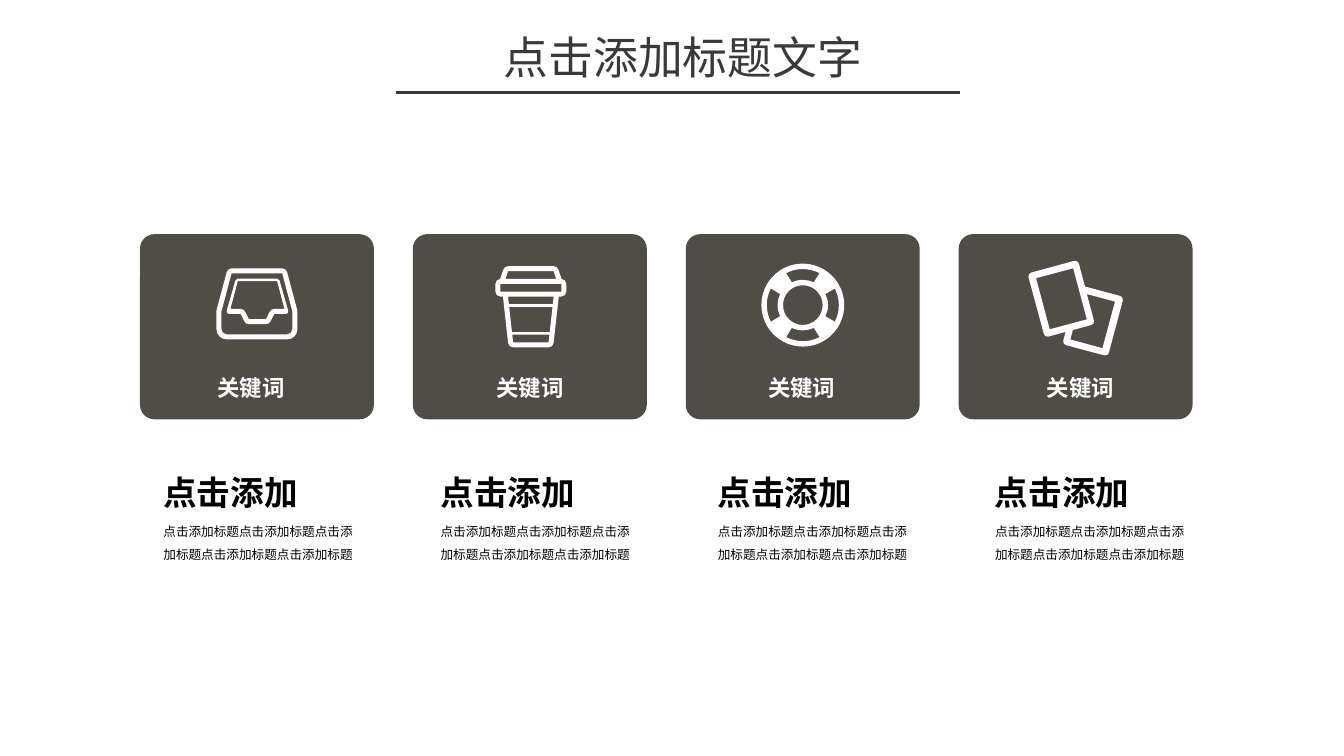
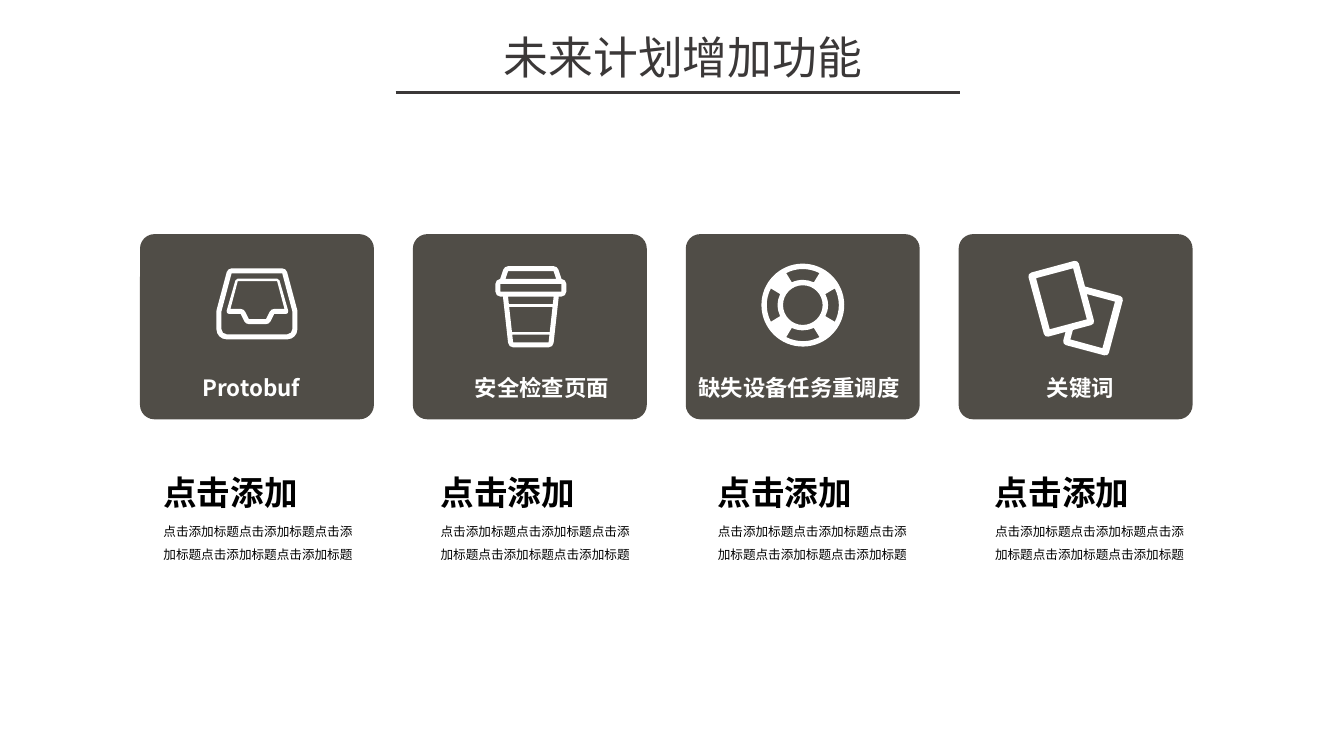
Before and after one commit to xuecat/IngestTask, a slide deck: slide 10 of ingesttask.pptx (slide 18 before the commit). Drawn at 1344x756 pixels with LibreOffice and Linux fonts; fonts in the diff are those of the drawing; background and template pictures are left out. Boxes give left, top, right and bottom in pixels: in the first picture for what was removed or moved away, otherwise in the second. Text is boxed around its words. In the diff, an @@ line names an element or a change of style, - is before the commit and + after.

```diff
--- a/ingesttask.pptx
+++ b/ingesttask.pptx
@@ text at box(504, 36, 863, 78): text changed @@
-点击添加标题文字
+未来计划增加功能
@@ text at box(202, 378, 300, 397): text changed @@
-关键词
+Protobuf
@@ text at box(475, 377, 609, 398): text changed @@
-关键词
+安全检查页面
@@ text at box(699, 377, 900, 398): text changed @@
-关键词
+缺失设备任务重调度
```
Also in this commit, not shown: 3 other slides changed.
